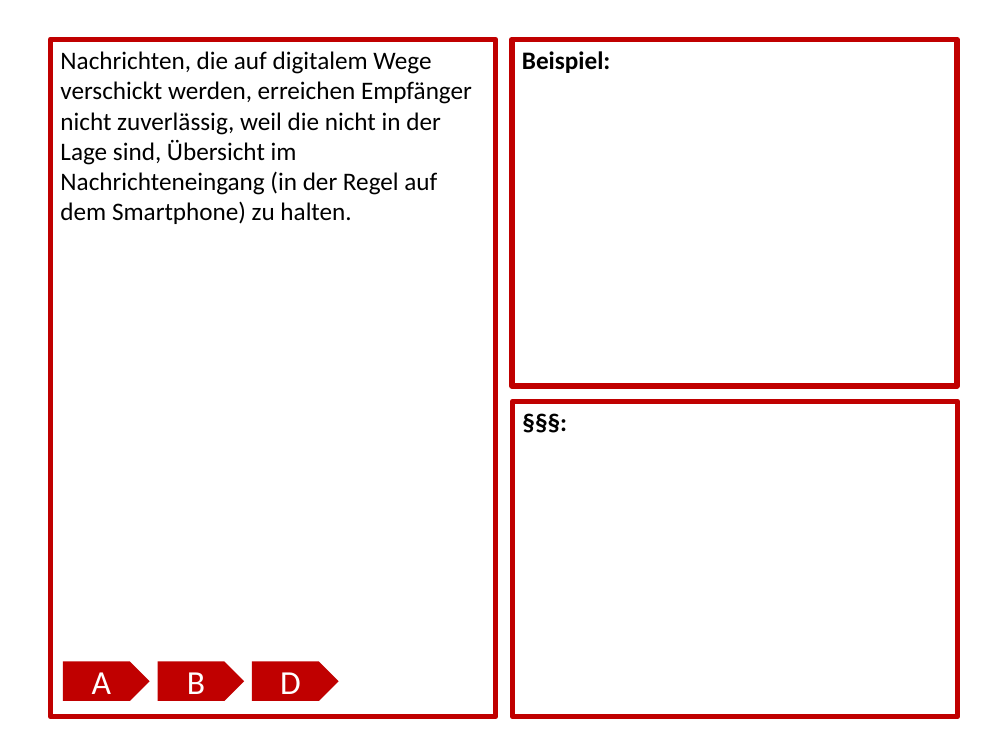
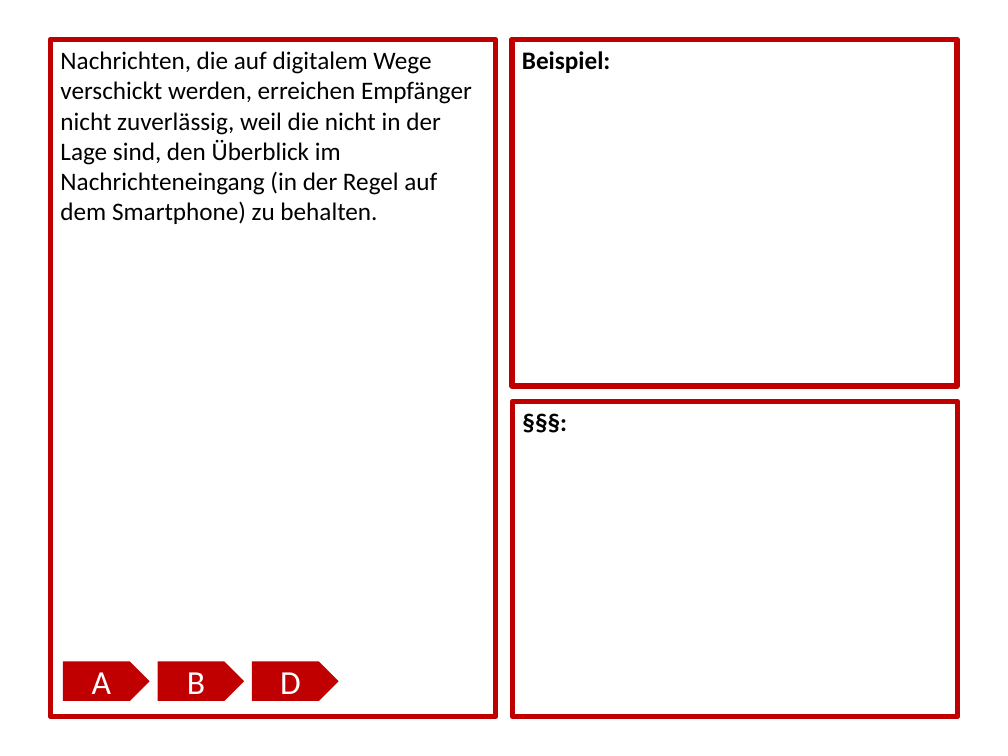
Before and after one commit to rlaue/processes4all, a slide deck: slide 21 of cards-german.pptx. Drawn at 1008x756 pixels with LibreOffice and Linux fonts; fonts in the diff are those of the drawing. Boxes give left, top, right and bottom in pixels: in the first picture for what was removed or moved away, otherwise in the second. Text is boxed around its words. In the diff, an @@ line names an element or a change of style, - is before the commit and + after.

```diff
--- a/cards-german.pptx
+++ b/cards-german.pptx
@@ text at [60, 51, 472, 224]: text changed @@
-Nachrichten, die auf digitalem Wege verschickt werden, erreichen Empfänger nicht zuverlässig, weil die nicht in der Lage sind, Übersicht im Nachrichteneingang (in der Regel auf dem Smartphone) zu halten.
+Nachrichten, die auf digitalem Wege verschickt werden, erreichen Empfänger nicht zuverlässig, weil die nicht in der Lage sind, den Überblick im Nachrichteneingang (in der Regel auf dem Smartphone) zu behalten.
```
Also in this commit, not shown: 1 other slide changed, 1 other file.
